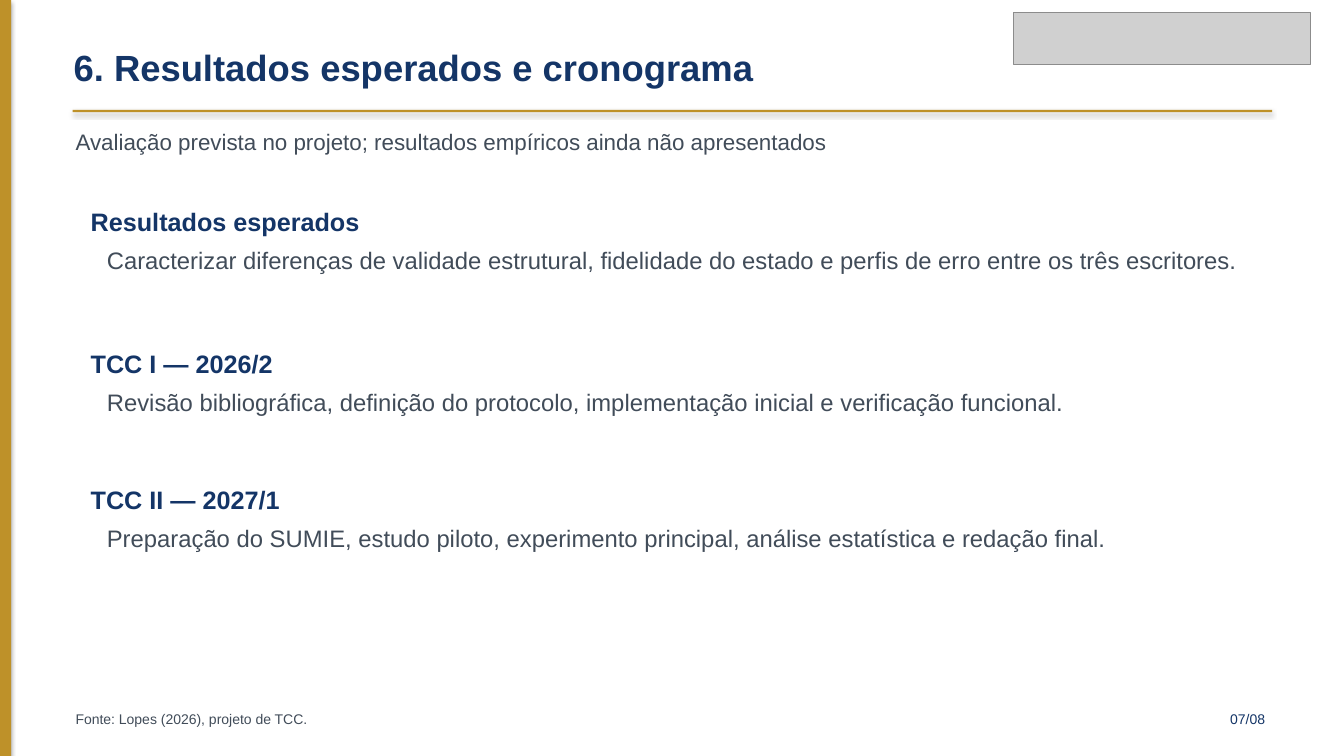
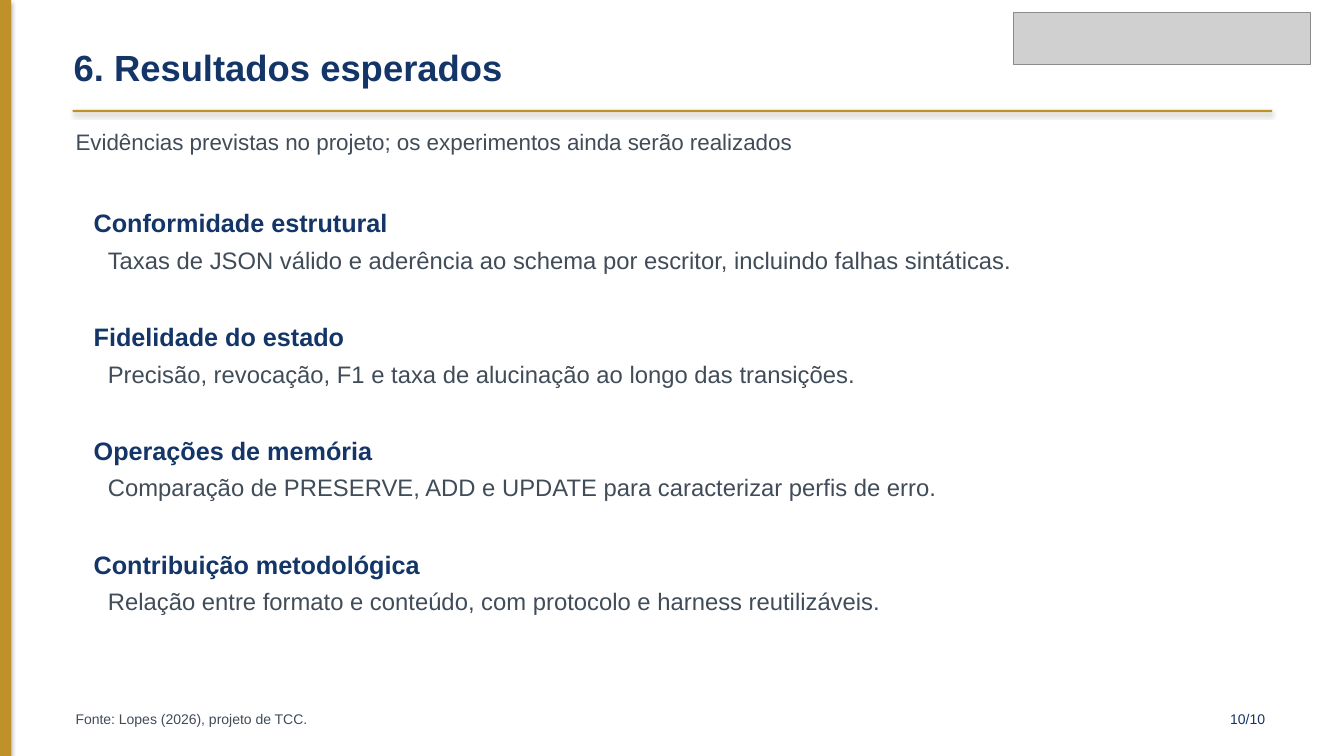
Before and after one commit to guisiq/tcc_harnes, a slide deck: slide 10 of TCC_Checkpoint_JSON_Obsidian/07_Artigo_TCC/Apresentacao_TCC_UNITINS_Academica_Quadro4.pptx (slide 7 before the commit). Drawn at 1344x756 pixels with LibreOffice and Linux fonts; fonts in the diff are those of the drawing; grey boxes stand for pictures. Boxes give left, top, right and bottom in pixels: in the first picture for what was removed or moved away, otherwise in the second. Text is boxed around its words. In the diff, an @@ line names an element or a change of style, - is before the commit and + after.

```diff
--- a/TCC_Checkpoint_JSON_Obsidian/07_Artigo_TCC/Apresentacao_TCC_UNITINS_Academica_Quadro4.pptx
+++ b/TCC_Checkpoint_JSON_Obsidian/07_Artigo_TCC/Apresentacao_TCC_UNITINS_Academica_Quadro4.pptx
@@ text at bbox=[74, 54, 502, 89]: text changed @@
-6. Resultados esperados e cronograma
+6. Resultados esperados
@@ text at bbox=[76, 133, 792, 155]: text changed @@
-Avaliação prevista no projeto; resultados empíricos ainda não apresentados
+Evidências previstas no projeto; os experimentos ainda serão realizados
@@ text at bbox=[94, 213, 387, 233]: text changed @@
-Resultados esperados
+Conformidade estrutural
@@ text at bbox=[108, 251, 1011, 274]: text changed @@
-Caracterizar diferenças de validade estrutural, fidelidade do estado e perfis de erro entre os três escritores.
+Taxas de JSON válido e aderência ao schema por escritor, incluindo falhas sintáticas.
@@ text at bbox=[94, 327, 344, 347]: text changed @@
-TCC I — 2026/2
+Fidelidade do estado
@@ text at bbox=[108, 365, 855, 388]: text changed @@
-Revisão bibliográfica, definição do protocolo, implementação inicial e verificação funcional.
+Precisão, revocação, F1 e taxa de alucinação ao longo das transições.
@@ text at bbox=[94, 441, 372, 465]: text changed @@
-TCC II — 2027/1
+Operações de memória
@@ text at bbox=[108, 478, 936, 501]: text changed @@
-Preparação do SUMIE, estudo piloto, experimento principal, análise estatística e redação final.
+Comparação de PRESERVE, ADD e UPDATE para caracterizar perfis de erro.
@@ text added at bbox=[94, 555, 420, 579], 18 pt, text #143567, bold @@
+Contribuição metodológica
@@ text added at bbox=[108, 592, 880, 615], 17 pt, text #414C59 @@
+Relação entre formato e conteúdo, com protocolo e harness reutilizáveis.
@@ text at bbox=[1230, 714, 1265, 724]: text changed @@
-07/08
+10/10
```
Also in this commit, not shown: 6 other slides changed, 3 slides added, 1 slide removed, 4 other files.
